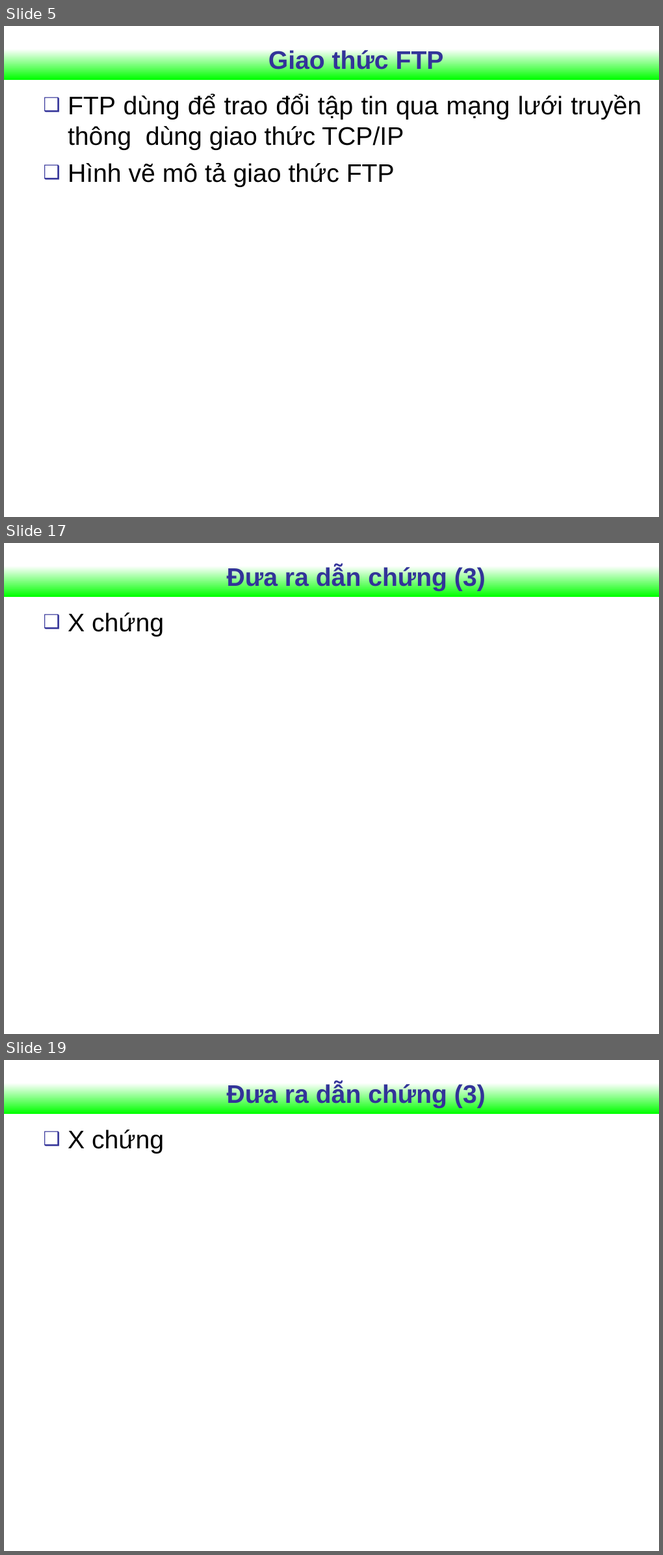
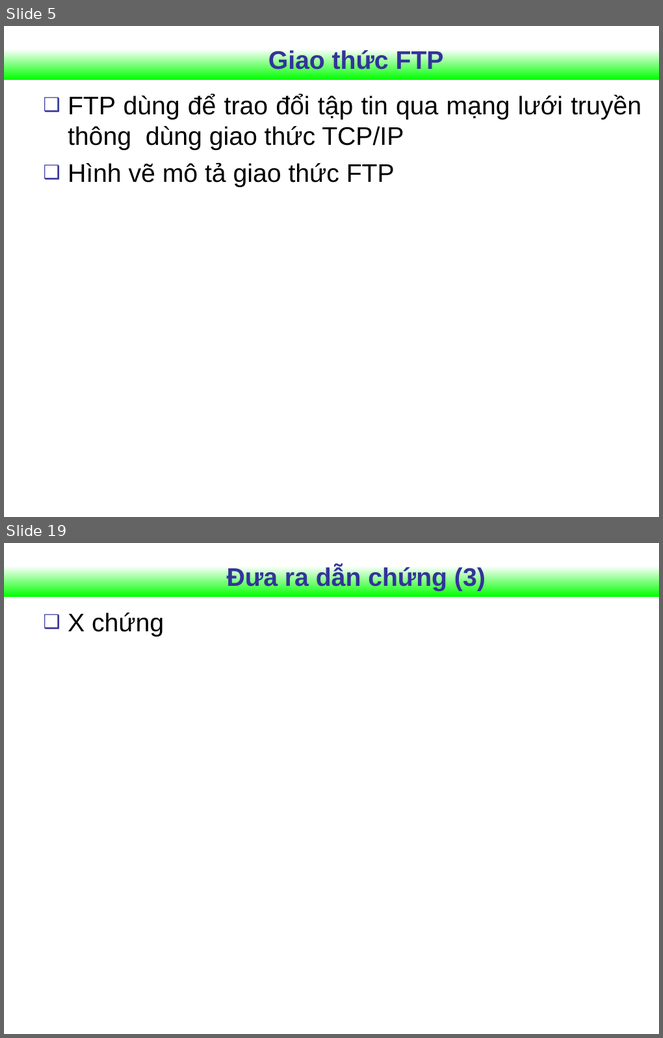
Before and after one commit to Vunb/luanvantotnghiephakhue, a slide deck: Document_luanvan/Slide_Khue.ppt. Shown one above the other, each under a label of ours: slides 5, 17 and 19 before the commit, slides 5 and 19 after it; the slides between them are not shown. The pictures are 663x1555 and 663x1038 pixels, drawn with LibreOffice and Linux fonts; fonts in the diff are those of the drawing; background and template pictures are left out. Boxes give left, top, right and bottom in pixels: in the first picture for what was removed or moved away, otherwise in the second. Text is boxed around its words. In the diff, an @@ line names an element or a change of style, - is before the commit and + after.

```diff
--- a/Document_luanvan/Slide_Khue.ppt
+++ b/Document_luanvan/Slide_Khue.ppt
@@ slide 17 removed at box(4, 543, 659, 1034), background #FFFFFF; not listed: 1 template element that a slide beside it also shows @@
@@ title removed at box(227, 566, 486, 591) @@
-Đưa ra dẫn chứng (3)
@@ text removed at box(68, 613, 164, 637) @@
-❑ X chứng
```
Also in this commit, not shown: 5 slides changed, 8 slides added, 7 other slides removed.
